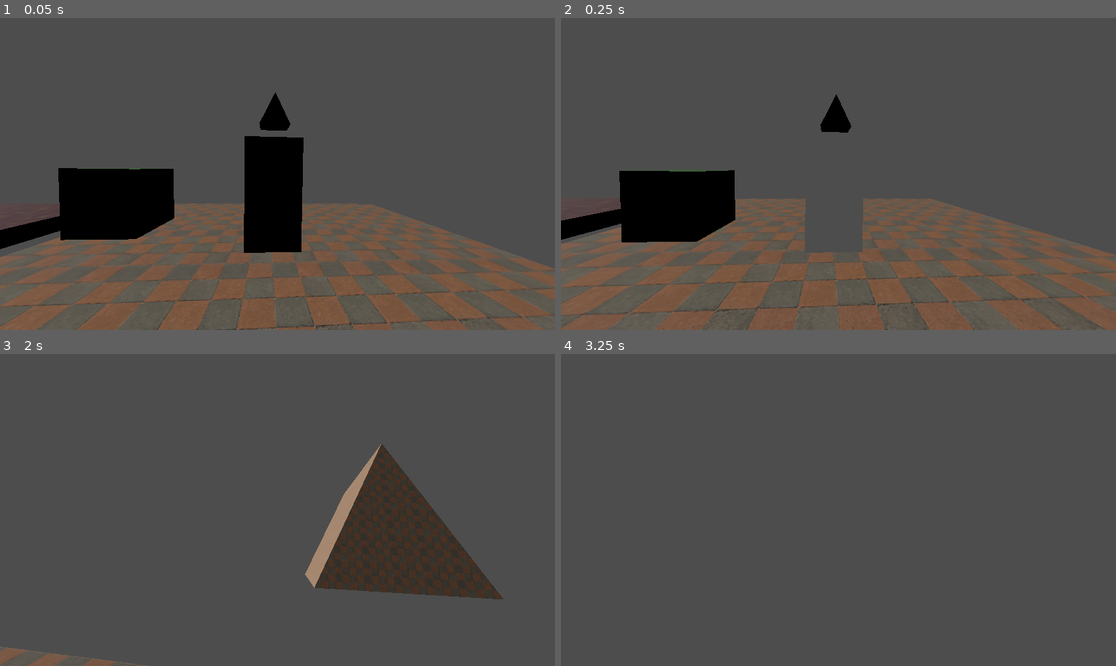
Above: before the commit, frames 1-4 (two rows, left to right).
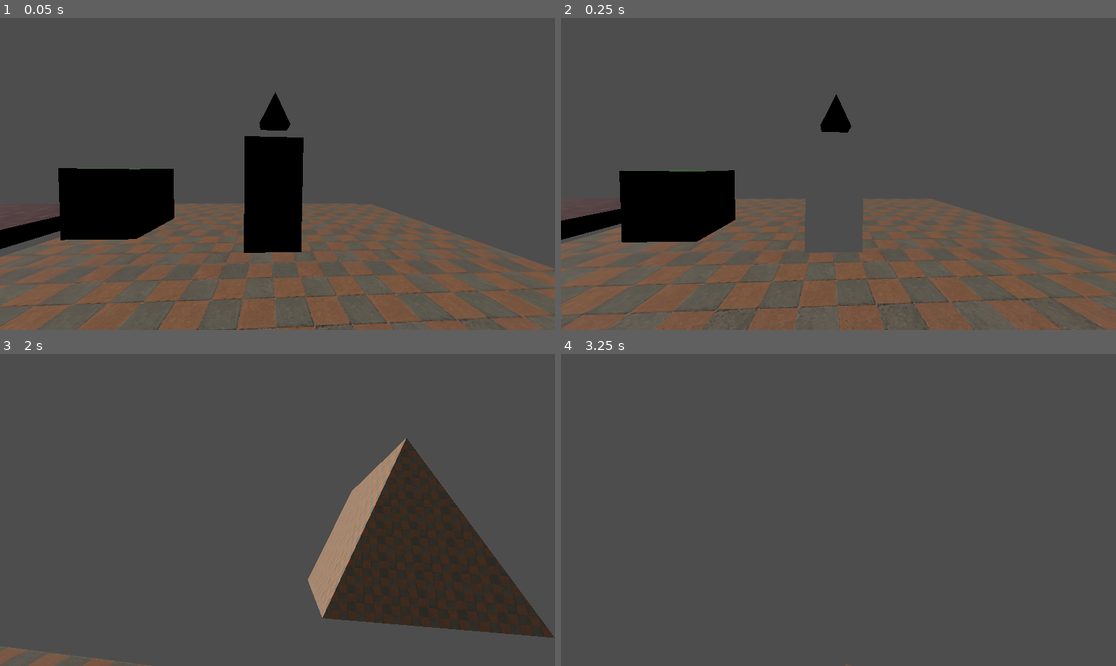
Above: after the commit, the same moments.

Repository: AnckerStudios/doors
Game: Godot game, scene res://scenes/Scene 1.tscn
The game is run twice, just before and just after one commit, with the same random seed, the same clock (stepped at 60 frames per second) and the same inputs.
Inputs (mouse positions are in pixels of both pictures, inside the frame that each line leads up to):
- Up to frame 1 (0.05 s): no input
- Up to frame 2 (0.25 s): no input
- Up to frame 3 (2 s): tap Enter (ui_accept) at 0.5, 0.77, 1.52 s; move the mouse to (305, 510) at 0.52 s; press the mouse at (305, 510) at 0.53 s; hold W (key_up) from 0.53 s (still down); move the mouse to (249, 510) at 1.27 s; release the mouse at (249, 510) at 1.28 s; click (249, 510) at 1.35 s
- Up to frame 4 (3.25 s): keep holding W (key_up); move the mouse to (849, 503) at 2.02 s; press the mouse at (849, 503) at 2.03 s; move the mouse to (832, 516) at 2.77 s; release the mouse at (832, 516) at 2.78 s; click (832, 516) at 2.85 s; tap Enter (ui_accept) at 3.02 s

The runs differ from the first frame. In frame 3, 9.3% of the frame differs, in the area x 0-100%, y 26-100%; in frame 4, less than 0.1%.

Commit message:
текущее состояние этой ветки

Diff:
--- a/materials/cube_material.tres
+++ b/materials/cube_material.tres
@@ -1,10 +1,11 @@
 [gd_resource type="ShaderMaterial" load_steps=3 format=3 uid="uid://4mvyk7pyms40"]
 
-[ext_resource type="Shader" path="res://shaders/baseShader.gdshader" id="1_asmqx"]
+[ext_resource type="Shader" path="res://shaders/plane_cut_shader.gdshader" id="1_nkqtb"]
 [ext_resource type="Texture2D" uid="uid://djh47g2bxjj0c" path="res://textures/testCube/testCube_red.png" id="2_psi8l"]
 
 [resource]
 render_priority = 0
-shader = ExtResource("1_asmqx")
+shader = ExtResource("1_nkqtb")
+shader_parameter/scale_repeat = 1.0
 shader_parameter/uv_scale = Vector2(3, 2)
 shader_parameter/base_texture = ExtResource("2_psi8l")
--- a/props/door1.tscn
+++ b/props/door1.tscn
@@ -1,20 +1,25 @@
-[gd_scene load_steps=10 format=3 uid="uid://dgeackiuu2bov"]
+[gd_scene load_steps=12 format=3 uid="uid://dgeackiuu2bov"]
 
 [ext_resource type="Script" path="res://scripts/door1.gd" id="1_fi1y0"]
 [ext_resource type="Shader" path="res://shaders/cameraViewportSample.gdshader" id="2_8dpci"]
+[ext_resource type="Script" path="res://props/portal_area.gd" id="2_u2g2f"]
 [ext_resource type="Material" uid="uid://dl0gqsy5a4kmw" path="res://materials/checkered_floor.tres" id="3_5a2e0"]
 
-[sub_resource type="ViewportTexture" id="ViewportTexture_cvjr6"]
+[sub_resource type="BoxShape3D" id="BoxShape3D_4xdww"]
+size = Vector3(2, 2, 5)
+
+[sub_resource type="ViewportTexture" id="ViewportTexture_hk2xr"]
 viewport_path = NodePath("SubViewport")
 
-[sub_resource type="ShaderMaterial" id="ShaderMaterial_a8hds"]
+[sub_resource type="ShaderMaterial" id="ShaderMaterial_aqajl"]
 render_priority = 0
 shader = ExtResource("2_8dpci")
-shader_parameter/texture_albedo = SubResource("ViewportTexture_cvjr6")
+shader_parameter/texture_albedo = SubResource("ViewportTexture_hk2xr")
 
 [sub_resource type="BoxMesh" id="BoxMesh_5xtkw"]
 
 [sub_resource type="BoxShape3D" id="BoxShape3D_nvuih"]
+size = Vector3(1, 2.5, 1)
 
 [sub_resource type="PrismMesh" id="PrismMesh_pdw7a"]
 
@@ -24,10 +29,16 @@
 script = ExtResource("1_fi1y0")
 other_portal = NodePath(".")
 
+[node name="Area3D" type="Area3D" parent="."]
+script = ExtResource("2_u2g2f")
+
+[node name="CollisionShape3D" type="CollisionShape3D" parent="Area3D"]
+shape = SubResource("BoxShape3D_4xdww")
+
 [node name="MeshInstance3D3" type="MeshInstance3D" parent="."]
 transform = Transform3D(1, 0, 0, 0, 2, 0, 0, 0, 0.2, 0, 0, 0)
 layers = 8
-material_override = SubResource("ShaderMaterial_a8hds")
+material_override = SubResource("ShaderMaterial_aqajl")
 mesh = SubResource("BoxMesh_5xtkw")
 
 [node name="SubViewport" type="SubViewport" parent="."]
@@ -39,7 +50,7 @@
 current = true
 
 [node name="CollisionShape3D" type="CollisionShape3D" parent="."]
-transform = Transform3D(1, 0, 0, 0, 2.5, 0, 0, 0, 1, 0, 0.25, 0)
+transform = Transform3D(1, 0, 0, 0, 1, 0, 0, 0, 1, 0, 0.25, 0)
 shape = SubResource("BoxShape3D_nvuih")
 
 [node name="MeshInstance3D" type="MeshInstance3D" parent="."]
--- /dev/null
+++ b/props/portal_area.gd
@@ -0,0 +1,30 @@
+@tool
+extends Area3D
+
+var close_object_dict: Dictionary = {}
+
+var normal_vector: Vector3 = Vector3(0, 0, 1)
+@export var parent_rotation: Vector3 = Vector3(0, 0, 0)
+
+func _ready():
+	connect("body_entered", _on_area_body_entered)
+	connect("body_exited", _on_area_body_exited)
+
+func _process(delta):
+	print(parent_rotation)
+	normal_vector = normal_vector.rotated(Vector3(1,0,0), parent_rotation[0])
+	print(normal_vector)
+	pass
+func _physics_process(delta):
+
+	pass
+
+func _on_area_body_entered(body: PhysicsBody3D) -> void:
+	print("entered")
+
+	close_object_dict.get_or_add(body, -1)
+	pass
+
+func _on_area_body_exited(body: PhysicsBody3D) -> void:
+	print("exited")
+	pass
--- a/props/testCube/testCube.tscn
+++ b/props/testCube/testCube.tscn
@@ -1,6 +1,15 @@
-[gd_scene load_steps=5 format=3 uid="uid://du602qgfx8elf"]
+[gd_scene load_steps=8 format=3 uid="uid://du602qgfx8elf"]
 
 [ext_resource type="Script" path="res://scripts/testCube/testCube.gd" id="1_ci8b4"]
+[ext_resource type="Texture2D" uid="uid://emj4xi1d770u" path="res://textures/testCube/testCube_blue.png" id="2_83pip"]
+[ext_resource type="Shader" path="res://shaders/baseShader.gdshader" id="2_p36m4"]
+
+[sub_resource type="ShaderMaterial" id="ShaderMaterial_3h4nr"]
+render_priority = 0
+shader = ExtResource("2_p36m4")
+shader_parameter/scale_repeat = 1.0
+shader_parameter/uv_scale = Vector2(3, 2)
+shader_parameter/base_texture = ExtResource("2_83pip")
 
 [sub_resource type="BoxMesh" id="BoxMesh_0ws65"]
 
@@ -13,6 +22,7 @@
 script = ExtResource("1_ci8b4")
 
 [node name="MeshInstance3D" type="MeshInstance3D" parent="."]
+material_override = SubResource("ShaderMaterial_3h4nr")
 mesh = SubResource("BoxMesh_0ws65")
 surface_material_override/0 = SubResource("StandardMaterial3D_677hm")
 
--- /dev/null
+++ b/props/testCube/testCubeWithShader.tscn
@@ -0,0 +1,32 @@
+[gd_scene load_steps=8 format=3 uid="uid://bw8eg3gfdcom1"]
+
+[ext_resource type="Script" path="res://scripts/testCube/testCube.gd" id="1_456k4"]
+[ext_resource type="Shader" path="res://shaders/baseShader.gdshader" id="2_axh2a"]
+[ext_resource type="Texture2D" uid="uid://emj4xi1d770u" path="res://textures/testCube/testCube_blue.png" id="2_p38y4"]
+
+[sub_resource type="ShaderMaterial" id="ShaderMaterial_1mkkl"]
+render_priority = 0
+shader = ExtResource("2_axh2a")
+shader_parameter/scale_repeat = 1.0
+shader_parameter/uv_scale = Vector2(3, 2)
+shader_parameter/base_texture = ExtResource("2_p38y4")
+
+[sub_resource type="BoxMesh" id="BoxMesh_novi1"]
+
+[sub_resource type="BoxShape3D" id="BoxShape3D_b8kgl"]
+
+[sub_resource type="BoxMesh" id="BoxMesh_wl8em"]
+
+[node name="TestCube" type="RigidBody3D"]
+script = ExtResource("1_456k4")
+
+[node name="MeshInstance3D" type="MeshInstance3D" parent="."]
+material_override = SubResource("ShaderMaterial_1mkkl")
+mesh = SubResource("BoxMesh_novi1")
+
+[node name="CollisionShape3D" type="CollisionShape3D" parent="."]
+shape = SubResource("BoxShape3D_b8kgl")
+
+[node name="MeshInstance3D2" type="MeshInstance3D" parent="."]
+transform = Transform3D(1, 0, 0, 0, 1, 0, 0, 0, 1, -0.118602, 1.09299, 0)
+mesh = SubResource("BoxMesh_wl8em")
--- a/scenes/base_scene_mikhail.tscn
+++ b/scenes/base_scene_mikhail.tscn
@@ -57,7 +57,7 @@
 
 [node name="Door2" parent="." instance=ExtResource("5_fblvi")]
 transform = Transform3D(-4.37114e-08, 0, 1, 0, 1, 0, -1, 0, -4.37114e-08, 0, 1.5, -6)
-cull_layer = 2
 
 [node name="Door" parent="." instance=ExtResource("5_fblvi")]
 transform = Transform3D(-4.37114e-08, 0, 1, 0, 1, 0, -1, 0, -4.37114e-08, 0, 1.5, 6)
+cull_layer = 3
--- a/scripts/door1.gd
+++ b/scripts/door1.gd
@@ -1,15 +1,27 @@
 @tool
 extends RigidBody3D
 
-@onready var viewport : SubViewport = $SubViewport
-@onready var portal_camera : Camera3D = $SubViewport/Camera3D
-@onready var box : MeshInstance3D = $MeshInstance3D3
+@onready var viewport: SubViewport = $SubViewport
+@onready var portal_camera: Camera3D = $SubViewport/Camera3D
+@onready var box: MeshInstance3D = $MeshInstance3D3
 
-@export var other_portal : Node3D = self;
+@export var other_portal : Node3D = self
 @export var cull_layer : int = 4
 
 @onready var camera_shader = preload("res://shaders/cameraViewportSample.gdshader")
 func _ready():
+	_init_portal_camera()
+
+
+func _update_camera_to_other_portal():
+	var player_camera : Camera3D = get_viewport().get_camera_3d()
+	if not player_camera:
+		return
+
+	var player_camera_relative_to_portal_transform : Transform3D = self.global_transform.affine_inverse() * player_camera.global_transform
+	portal_camera.global_transform = other_portal.global_transform * player_camera_relative_to_portal_transform
+
+func _init_portal_camera():
 	var material = ShaderMaterial.new()
 	material.shader = camera_shader
 	box.material_override = material
@@ -30,17 +42,9 @@
 	viewport.mesh_lod_threshold = get_viewport().mesh_lod_threshold
 
 
-func _update_camera_to_other_portal():
-	var player_camera : Camera3D = get_viewport().get_camera_3d()
-	if not player_camera:
-		return
-	#print(player_camera.global_transform)
+func _process(_delta):
+	_update_camera_to_other_portal()
+	$Area3D.parent_rotation = self.rotation
 
-	var player_camera_relative_to_portal_transform : Transform3D = self.global_transform.affine_inverse() * player_camera.global_transform
-
-	portal_camera.global_transform = other_portal.global_transform * player_camera_relative_to_portal_transform
-
-	#portal_camera.cull_mask = player_camera.cull_mask
-
-func _process(_delta):
-		_update_camera_to_other_portal()
+func _physics_process(delta):
+	pass
--- a/scripts/player.gd
+++ b/scripts/player.gd
@@ -4,13 +4,13 @@
 const SPEED = 5.0
 const JUMP_VELOCITY = 4.5
 
-var minLookAngle : float = -90.0
-var maxLookAngle : float = 90.0
-var lookSensitivity : float = 10.0
+var minLookAngle: float = -90.0
+var maxLookAngle: float = 90.0
+var lookSensitivity: float = 10.0
 var camera: Camera3D
-var mouseDelta : Vector2 = Vector2()
+var mouseDelta: Vector2 = Vector2()
 @onready var interaction = $Camera3D/RayCast3D
-@onready var  shapeCast : ShapeCast3D = $Camera3D/ShapeCast3D
+@onready var  shapeCast: ShapeCast3D = $Camera3D/ShapeCast3D
 @onready var hand = $Camera3D/Node3D
 
 var pickedObject: RigidBody3D
--- a/scripts/testCube/testCube.gd
+++ b/scripts/testCube/testCube.gd
@@ -7,13 +7,24 @@
 		color = new_color
 		change_color()
 
+
+@export var cutting_plane : MeshInstance3D = null
+
+@onready var cube_mesh : MeshInstance3D = $MeshInstance3D
+@onready var base_shader = preload("res://shaders/baseShader.gdshader")
+
 func _ready() -> void:
 	change_color()
 
+#func _process(delta):
+	#cube_mesh.material_override.set_shader_parameter("plane_position", cutting_plane.global_transform.origin)
+	#cube_mesh.material_override.set_shader_parameter("plane_normal", Vector3(-1.0, .0, .0))
 
 func change_color() -> void:
-	var material = StandardMaterial3D.new()
+	var material = ShaderMaterial.new()
+	material.shader = base_shader
 	var texture = load("res://textures/testCube/"+path_dict[color]+".png")
-	material.albedo_texture = texture
-	material.uv1_scale = Vector3(3, 2, 1)
+	material.set_shader_parameter("base_texture", texture)
+	material.set_shader_parameter("uv_scale", Vector3(3, 2, 1))
+
 	$MeshInstance3D.material_override = material
--- /dev/null
+++ b/shaders/plane_cut_shader.gdshader
@@ -0,0 +1,21 @@
+shader_type spatial;
+uniform sampler2D base_texture : source_color;
+uniform float scale_repeat = 1.0;
+uniform vec2 uv_scale = vec2(1.0, 1.0);
+
+uniform vec3 plane_position;
+uniform vec3 plane_normal;
+
+varying vec3 world_position;
+
+void vertex() {
+	world_position = (MODEL_MATRIX * vec4(VERTEX, 1)).xyz;
+}
+
+void fragment() {
+	//vec3 object_plane_vector = world_position - plane_position;
+	//if (dot(plane_normal, object_plane_vector) < 0.0){
+		//discard;
+	//}
+	ALBEDO = texture(base_texture, UV * scale_repeat * uv_scale).xyz;
+}
